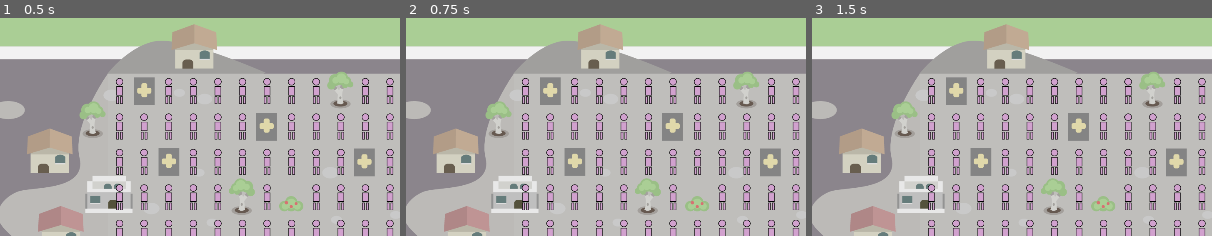
Above: before the commit, frames 1-3 (left to right).
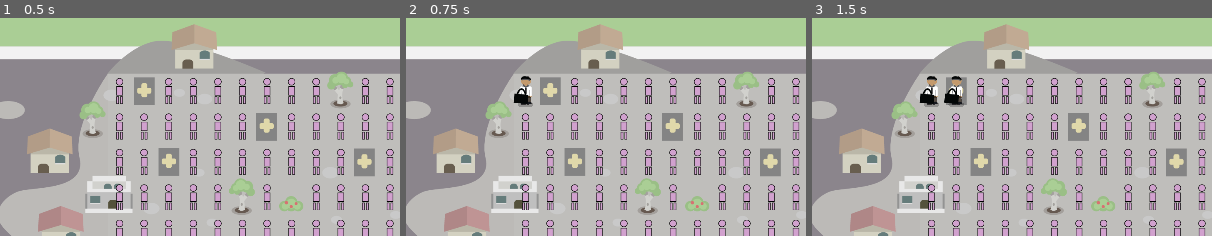
Above: after the commit, the same moments.

Repository: zur11/PolitixProject
Game: Godot game, scene res://main.tscn
Two runs of this game, one before a commit and one after it. Both use one fixed random seed, a clock stepped at 60 frames per second and the inputs below.
Inputs (mouse positions are % of the whole screen's width and height, from its top left):
- Up to frame 1 (0.5 s): no input
- Up to frame 2 (0.75 s): click (15, 17) at 0.5 s
- Up to frame 3 (1.5 s): click (18, 17) at 1.25 s
The pictures show only the part of the screen within x 0-50%, y 0-50%; the shares and areas given below are measured in that part.

Frame 1 is identical in both runs. In frame 2, 0.4% of the frame differs, in the area x 26-32%, y 26-41%; in frame 3, 0.9%, in the area x 26-38%, y 26-41%.
Error before the commit: Invalid access to property or key 'request_neigbors' on a base object of type 'CharacterBody2D (Citizen)'. (res://screens/game_screen/grid/grid.gd:39)

Commit message:
para que funcione

Diff:
--- a/screens/game_screen/grid/grid.gd
+++ b/screens/game_screen/grid/grid.gd
@@ -36,11 +36,11 @@
 	for cell in self.get_children() as Array[Cell]:
 		cell.empty_cell_pressed.connect(_on_empty_cell_pressed.bind(cell))
 		if cell.cell_occupant:
-			cell.cell_occupant.request_neigbors.connect(send_neighbors)
+			cell.cell_occupant.request_neighbors.connect(send_neighbors)
 	get_child(0).is_empty = true
 
 func _on_empty_cell_pressed(cell : Cell):
 	var test_emitter : CharacterBody2D = load("res://game_objects/test_emitter/test_emitter.tscn").instantiate()
 	cell.cell_occupant = test_emitter
-	cell.cell_occupant.request_neigbors.connect(send_neighbors)
+#	cell.cell_occupant.request_neigbors.connect(send_neighbors)
 	emitter_placed_in_grid.emit()
